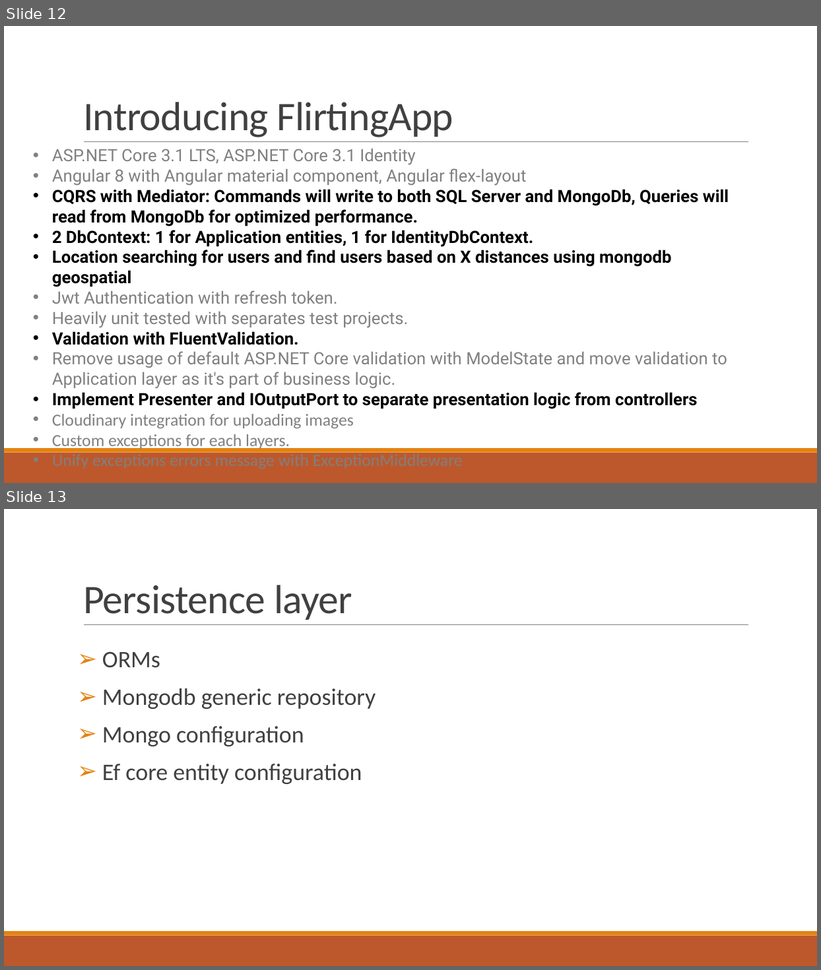
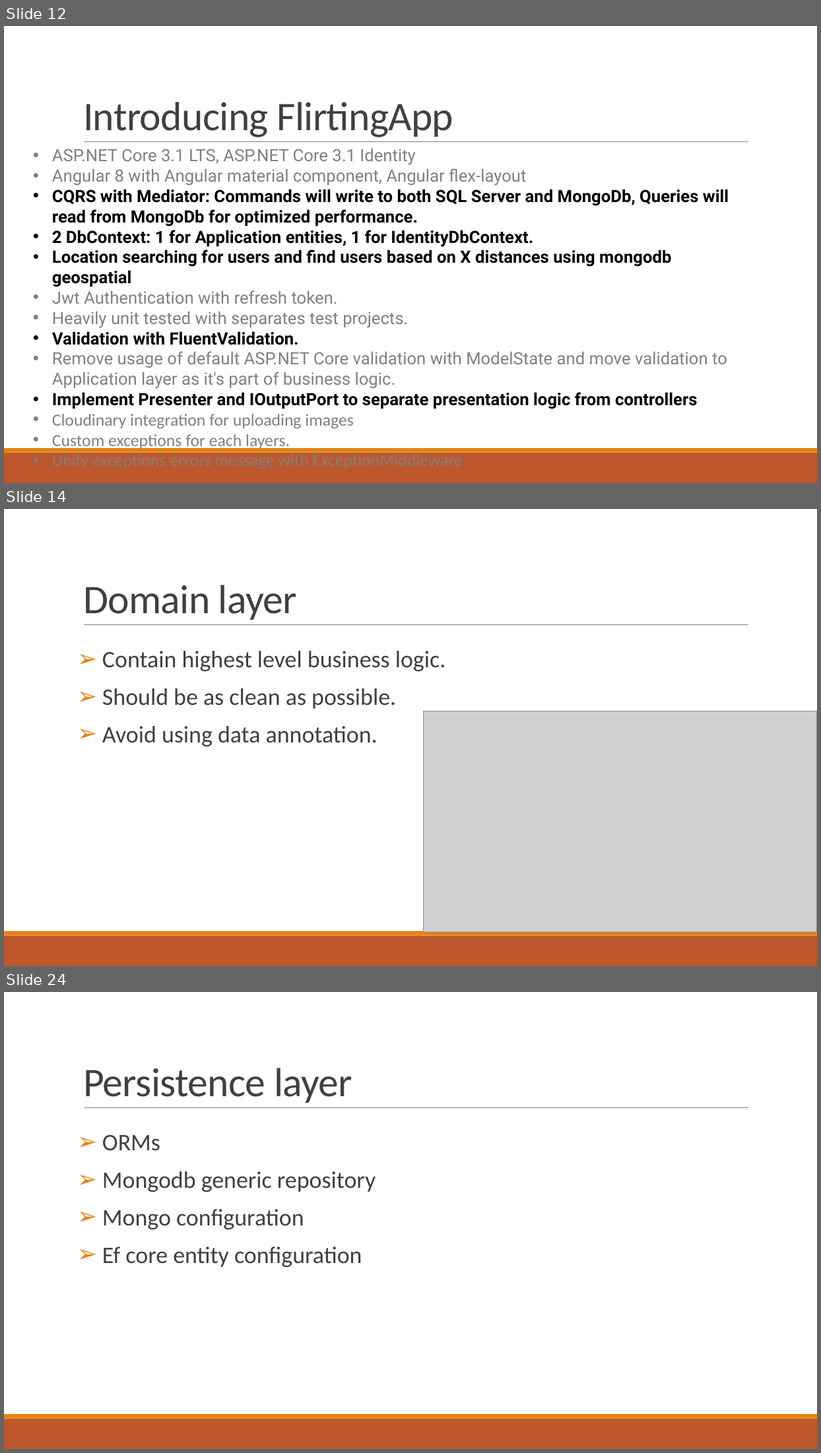
Before and after one commit to nguyentanphu/FlirtingApp, a slide deck: Introduction_to_clean_architecture.pptx. Shown one above the other, each under a label of ours: slides 12 and 13 before the commit, slides 12, 14 and 24 after it; the slides between them are not shown. The pictures are 821x970 and 821x1453 pixels, drawn with LibreOffice and Linux fonts; fonts in the diff are those of the drawing; grey boxes stand for pictures. Boxes give left, top, right and bottom in pixels: in the first picture for what was removed or moved away, otherwise in the second. Text is boxed around its words. In the diff, an @@ line names an element or a change of style, - is before the commit and + after.

```diff
--- a/Introduction_to_clean_architecture.pptx
+++ b/Introduction_to_clean_architecture.pptx
@@ slide 14 added at [4, 509, 817, 966], background #FFFFFF; not listed: 3 template elements that a slide beside it also shows @@
@@ title added at [83, 585, 297, 620], 48 pt, text #404040 @@
+Domain layer
@@ text added at [102, 651, 446, 747], 28 pt, text #404040 @@
+➢ Contain highest level business logic.
+➢ Should be as clean as possible.
+➢ Avoid using data annotation.
@@ picture added at [424, 712, 817, 932] @@
@@ what was slide 13 is now slide 24 @@
```
Also in this commit, not shown: 3 slides changed, 10 other slides added, 4 other files.
